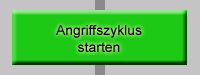
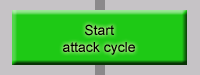
Layered file, before and after one edit (200px x 75px). Changes by layer:
renamed "Angriffszyklus starten" to "Start attack cycle", painted on it over [56, 24, 142, 55]
